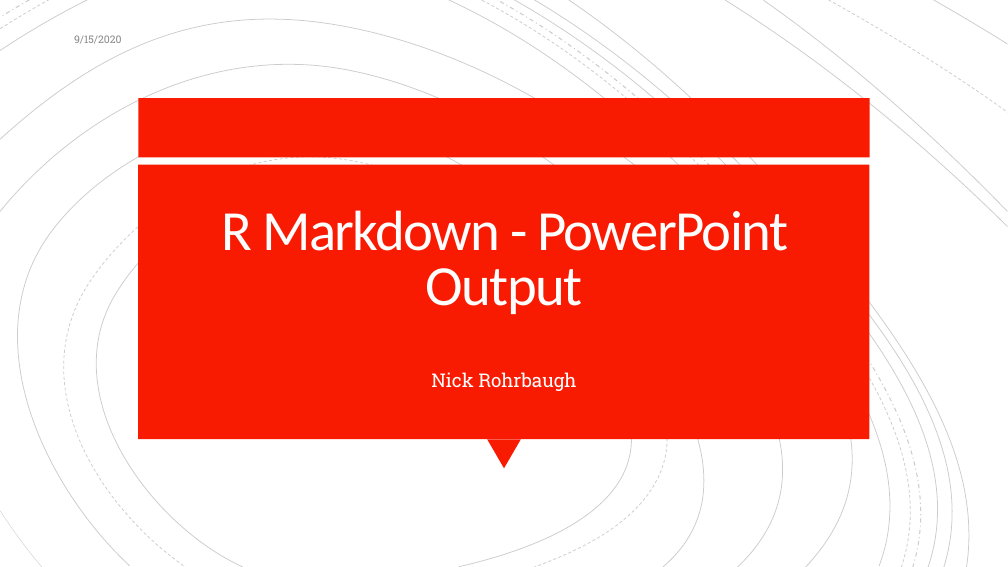
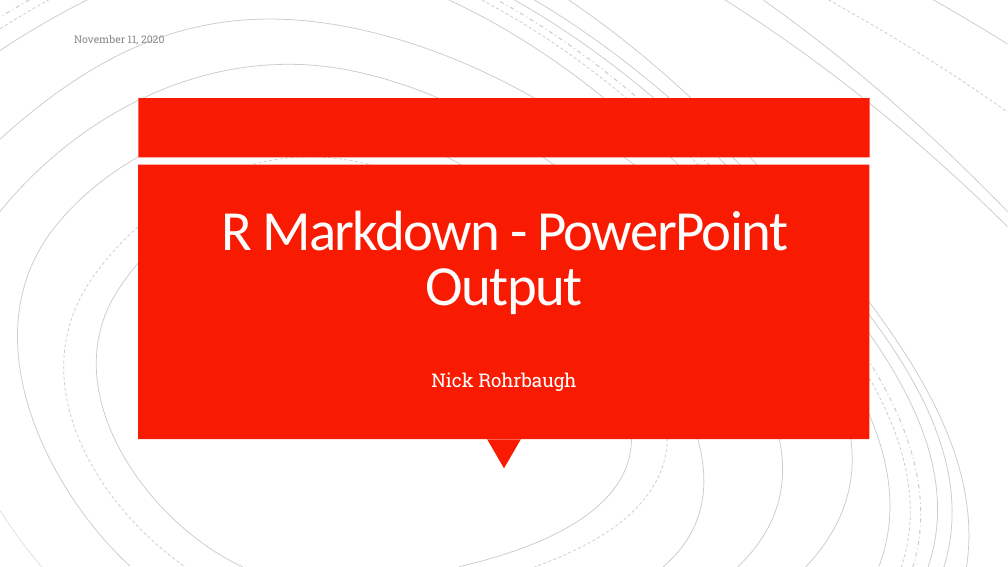
Before and after one commit to nrohr/learn-r, a slide deck: slide 1 of 03_rmarkdown/03c_ppt.pptx. Drawn at 1008x567 pixels with LibreOffice and Linux fonts; fonts in the diff are those of the drawing. Boxes give left, top, right and bottom in pixels: in the first picture for what was removed or moved away, otherwise in the second. Text is boxed around its words. In the diff, an @@ line names an element or a change of style, - is before the commit and + after.

```diff
--- a/03_rmarkdown/03c_ppt.pptx
+++ b/03_rmarkdown/03c_ppt.pptx
@@ text at (74,35,165,47): text changed @@
-9/15/2020
+November 11, 2020
```
Also in this commit, not shown: 9 other files.
